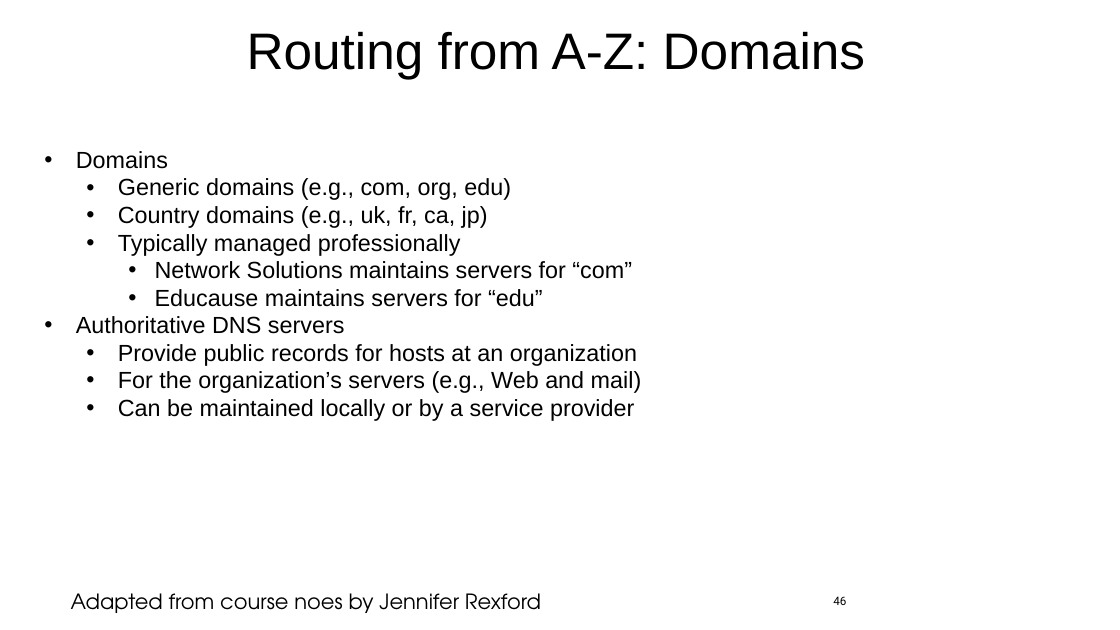
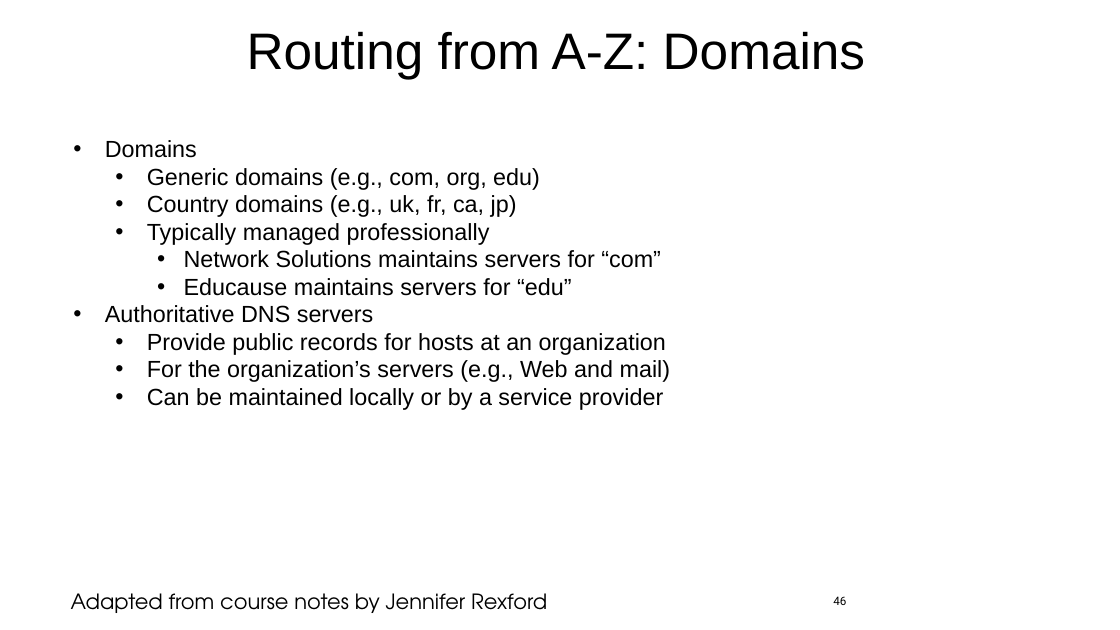
Before and after one commit to jlmucb/class_notes, a slide deck: slide 46 of IoT/pptx/IoTSoftwareNetworking.pptx. Drawn at 1120x630 pixels with LibreOffice and Linux fonts; fonts in the diff are those of the drawing. Boxes give left, top, right and bottom in pixels: in the first picture for what was removed or moved away, otherwise in the second. Text is boxed around its words. In the diff, an @@ line names an element or a change of style, - is before the commit and + after.

```diff
--- a/IoT/pptx/IoTSoftwareNetworking.pptx
+++ b/IoT/pptx/IoTSoftwareNetworking.pptx
@@ text "Domains": place and size @@
-text "Domains" at [76, 151, 642, 421]
+text "Domains" at [105, 140, 671, 410]
@@ text at [71, 593, 547, 613]: text changed @@
-Adapted from course noes by Jennifer Rexford
+Adapted from course notes by Jennifer Rexford
```
Also in this commit, not shown: 17 other slides changed, 1 other file.
